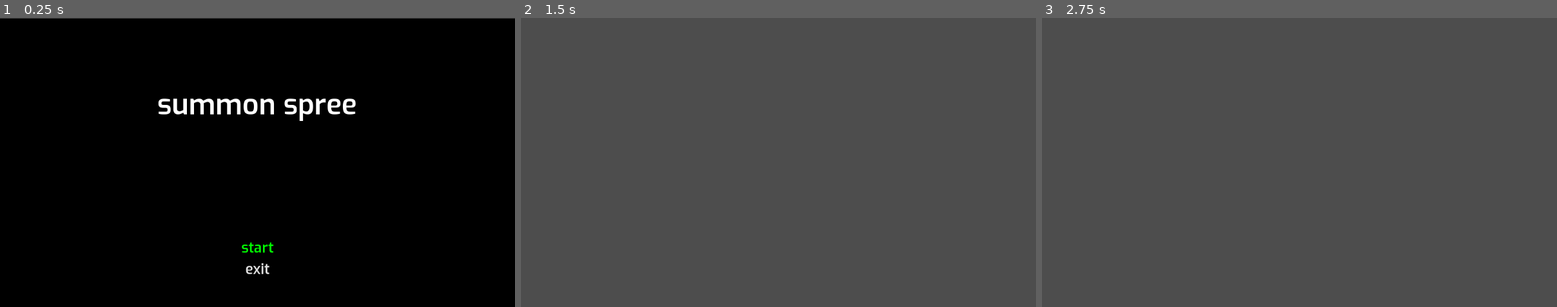
Above: before the commit, frames 1-3 (left to right).
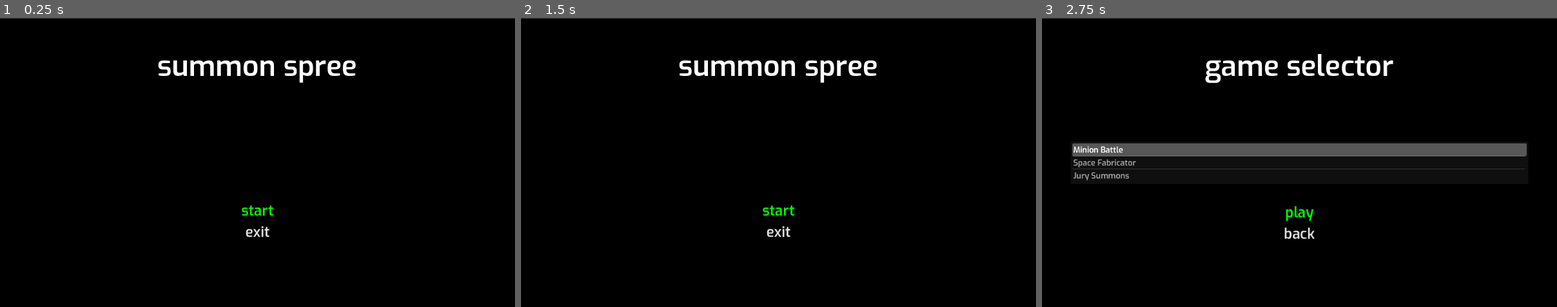
Above: after the commit, the same moments.

Repository: mswieboda/summon-spree
Game: Godot game, scene res://scenes/main_menu/main_menu.tscn
Same seed, same stepped clock (60 frames per second), same inputs: the game is played once before the commit and once after it.
Inputs (mouse positions are in pixels of both pictures, inside the frame that each line leads up to):
- Up to frame 1 (0.25 s): no input
- Up to frame 2 (1.5 s): click "start" at 0.5 s; click (778, 234) at 1.25 s, where only the run after the commit has a clickable "back"
- Up to frame 3 (2.75 s): click (1299, 211) at 2 s, where only the run after the commit has a clickable "start"

The runs differ from the first frame. In frame 1, 2.7% of the frame differs, in the area x 30-70%, y 14-89%; in frame 2, 100%, in the area x 0-100%, y 0-100%; in frame 3, 96%.

Commit message:
games list menu

Diff:
--- a/scenes/main_menu/main_menu.gd
+++ b/scenes/main_menu/main_menu.gd
@@ -1,23 +1,39 @@
 extends Control
 
-signal start()
-@onready var vbox_buttons = %vbox_buttons
+# TODO: add a game name param to start signal
+#signal play_game()
+var is_ready = false
 
 func _ready():
-  focus_button()
+  is_ready = true
+  focus_button($title_page)
+
 
 func _on_start_button_pressed():
-  start.emit()
-  hide()
+  $title_page.hide()
+  $games_page.show()
+  focus_button($games_page)
+
 
 func _on_exit_button_pressed():
   get_tree().quit()
 
+
 func _on_visibility_changed():
+  if not $title_page or not $games_page or not is_ready:
+    return
+
   if visible:
-    focus_button()
+    var page: MarginContainer = $title_page if $title_page.visible else $games_page
+    focus_button(page)
 
-func focus_button():
+
+func focus_button(page: MarginContainer):
+  if page == $games_page:
+    page.get_node("vbox/game_list").select(0)
+
+  var vbox_buttons = page.get_node("vbox/vbox_buttons")
+
   if not vbox_buttons:
     return
 
@@ -25,3 +41,17 @@
 
   if button is Button:
     button.grab_focus()
+
+
+func _on_back_button_pressed():
+  $games_page.hide()
+  $title_page.show()
+  focus_button($title_page)
+
+
+func _on_play_button_pressed():
+  var game_list: ItemList = $games_page.get_node("vbox/game_list")
+  var selected_game_indexes: PackedInt32Array = game_list.get_selected_items()
+  var selected_game = game_list.get_item_text(selected_game_indexes[0])
+  #play_game.emit()
+  print('>>> play game:', selected_game)
--- a/scenes/main_menu/main_menu.tscn
+++ b/scenes/main_menu/main_menu.tscn
@@ -24,7 +24,7 @@
 grow_vertical = 2
 color = Color(0, 0, 0, 1)
 
-[node name="margin" type="MarginContainer" parent="."]
+[node name="title_page" type="MarginContainer" parent="."]
 layout_mode = 1
 anchors_preset = 15
 anchor_right = 1.0
@@ -36,34 +36,35 @@
 theme_override_constants/margin_right = 64
 theme_override_constants/margin_bottom = 64
 
-[node name="vbox" type="VBoxContainer" parent="margin"]
+[node name="vbox" type="VBoxContainer" parent="title_page"]
 layout_mode = 2
 alignment = 1
 
-[node name="title" type="Label" parent="margin/vbox"]
+[node name="title" type="Label" parent="title_page/vbox"]
 layout_mode = 2
-size_flags_vertical = 3
+size_flags_vertical = 2
 theme_override_font_sizes/font_size = 64
 text = "summon spree"
 horizontal_alignment = 1
 vertical_alignment = 1
 
-[node name="vbox_buttons" type="VBoxContainer" parent="margin/vbox"]
+[node name="vbox_buttons" type="VBoxContainer" parent="title_page/vbox"]
 unique_name_in_owner = true
 layout_mode = 2
-size_flags_vertical = 10
+size_flags_vertical = 6
 
-[node name="start_button" type="Button" parent="margin/vbox/vbox_buttons"]
+[node name="start_button" type="Button" parent="title_page/vbox/vbox_buttons"]
 layout_mode = 2
 size_flags_horizontal = 4
 size_flags_vertical = 4
 focus_neighbor_top = NodePath("../exit_button")
 focus_neighbor_bottom = NodePath("../exit_button")
 focus_next = NodePath("../exit_button")
+focus_previous = NodePath("../exit_button")
 theme_override_font_sizes/font_size = 32
 text = "start"
 
-[node name="exit_button" type="Button" parent="margin/vbox/vbox_buttons"]
+[node name="exit_button" type="Button" parent="title_page/vbox/vbox_buttons"]
 layout_mode = 2
 size_flags_horizontal = 4
 size_flags_vertical = 4
@@ -74,6 +75,73 @@
 theme_override_font_sizes/font_size = 32
 text = "exit"
 
+[node name="games_page" type="MarginContainer" parent="."]
+visible = false
+layout_mode = 1
+anchors_preset = 15
+anchor_right = 1.0
+anchor_bottom = 1.0
+grow_horizontal = 2
+grow_vertical = 2
+theme_override_constants/margin_left = 64
+theme_override_constants/margin_top = 64
+theme_override_constants/margin_right = 64
+theme_override_constants/margin_bottom = 64
+
+[node name="vbox" type="VBoxContainer" parent="games_page"]
+layout_mode = 2
+alignment = 1
+
+[node name="header" type="Label" parent="games_page/vbox"]
+layout_mode = 2
+size_flags_vertical = 2
+theme_override_font_sizes/font_size = 64
+text = "game selector"
+horizontal_alignment = 1
+vertical_alignment = 1
+
+[node name="game_list" type="ItemList" parent="games_page/vbox"]
+layout_mode = 2
+size_flags_vertical = 6
+focus_neighbor_top = NodePath("../vbox_buttons/back_button")
+focus_neighbor_bottom = NodePath("../vbox_buttons/play_button")
+focus_next = NodePath("../vbox_buttons/play_button")
+focus_previous = NodePath("../vbox_buttons/back_button")
+theme_override_font_sizes/font_size = 18
+auto_height = true
+item_count = 3
+item_0/text = "Minion Battle"
+item_1/text = "Space Fabricator"
+item_2/text = "Jury Summons"
+
+[node name="vbox_buttons" type="VBoxContainer" parent="games_page/vbox"]
+layout_mode = 2
+size_flags_vertical = 2
+
+[node name="play_button" type="Button" parent="games_page/vbox/vbox_buttons"]
+layout_mode = 2
+size_flags_horizontal = 4
+size_flags_vertical = 4
+focus_neighbor_top = NodePath("../../game_list")
+focus_neighbor_bottom = NodePath("../back_button")
+focus_next = NodePath("../back_button")
+focus_previous = NodePath("../../game_list")
+theme_override_font_sizes/font_size = 32
+text = "play"
+
+[node name="back_button" type="Button" parent="games_page/vbox/vbox_buttons"]
+layout_mode = 2
+size_flags_horizontal = 4
+size_flags_vertical = 4
+focus_neighbor_top = NodePath("../play_button")
+focus_neighbor_bottom = NodePath("../../game_list")
+focus_next = NodePath("../../game_list")
+focus_previous = NodePath("../play_button")
+theme_override_font_sizes/font_size = 32
+text = "back"
+
 [connection signal="visibility_changed" from="." to="." method="_on_visibility_changed"]
-[connection signal="pressed" from="margin/vbox/vbox_buttons/start_button" to="." method="_on_start_button_pressed"]
-[connection signal="pressed" from="margin/vbox/vbox_buttons/exit_button" to="." method="_on_exit_button_pressed"]
+[connection signal="pressed" from="title_page/vbox/vbox_buttons/start_button" to="." method="_on_start_button_pressed"]
+[connection signal="pressed" from="title_page/vbox/vbox_buttons/exit_button" to="." method="_on_exit_button_pressed"]
+[connection signal="pressed" from="games_page/vbox/vbox_buttons/play_button" to="." method="_on_play_button_pressed"]
+[connection signal="pressed" from="games_page/vbox/vbox_buttons/back_button" to="." method="_on_back_button_pressed"]
